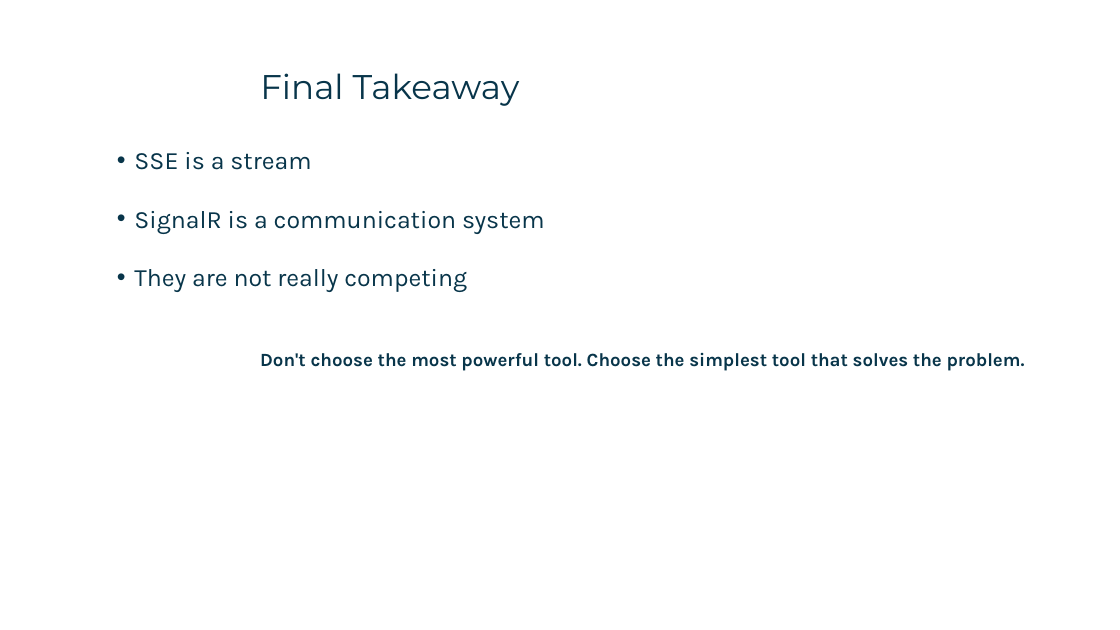
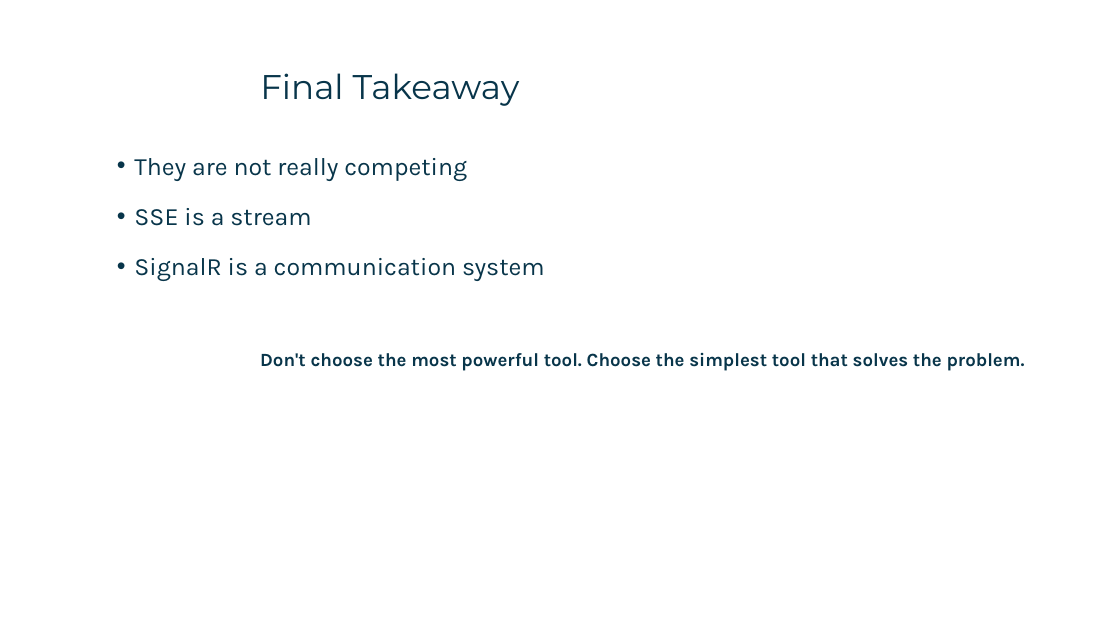
Before and after one commit to tiger4589/sse-signalr-demo, a slide deck: slide 11 of SSE vs SignalR.pptx. Drawn at 1120x630 pixels with LibreOffice and Linux fonts; fonts in the diff are those of the drawing; background and template pictures are left out. Boxes give left, top, right and bottom in pixels: in the first picture for what was removed or moved away, otherwise in the second. Text is boxed around its words. In the diff, an @@ line names an element or a change of style, - is before the commit and + after.

```diff
--- a/SSE vs SignalR.pptx
+++ b/SSE vs SignalR.pptx
@@ text "They are not really competing": place and size @@
-text "They are not really competing" at [134, 269, 467, 292]
+text "They are not really competing" at [134, 158, 467, 180]
@@ text "SSE is a stream": place and size @@
-text "SSE is a stream" at [134, 152, 311, 170]
+text "SSE is a stream" at [134, 208, 311, 226]
@@ text "SignalR is a communication system": place and size @@
-text "SignalR is a communication system" at [134, 211, 545, 233]
+text "SignalR is a communication system" at [134, 258, 545, 281]
```
Also in this commit, not shown: 2 other slides changed.
